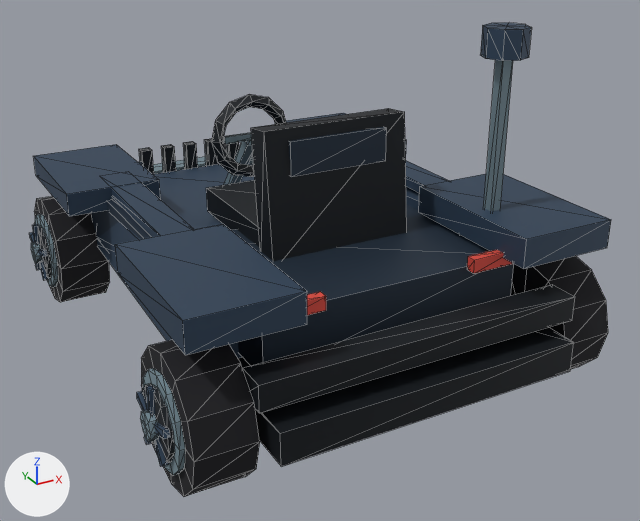
One commit to the glTF model DLC/LeCinquiemeElement/assets/kart/le-cinquieme-element/munro-fifth/kart.glb: the scene before it, then after it.
Camera for both pictures: a 50 mm camera at (-1.96, -3.94, 2.33) aimed at (0.11, -0.16, 0.44). The axes (+X, +Y, +Z) are drawn at lower left. The lights are the same throughout. The first picture is the older version. Mesh edges are drawn as thin lines. Where no turn or scale is listed for an object, it has been applied to the vertices. Vertices at exactly the same position are counted once.

The older version as bpy lines, for what is in view:
```python
me_chassis = bpy.data.meshes.new('chassis')
me_chassis.from_pydata(...)  # 334 vertices, 536 faces; spans x -1.04..1.04, y -1.4..1.6, z 0.23..1.72
me_chassis.materials.append(mat_chassis_vertex_colours)
me_wheel_front_left = bpy.data.meshes.new('wheel-front-left')
me_wheel_front_left.from_pydata(...)  # 132 vertices, 228 faces; spans x -0.22..0.135, y -0.31..0.31, z -0.31..0.31
me_wheel_front_left.materials.append(mat_wheel_vertex_colours)
me_wheel_rear_left = bpy.data.meshes.new('wheel-rear-left')
me_wheel_rear_left.from_pydata(...)  # 132 vertices, 228 faces; spans x -0.22..0.135, y -0.31..0.31, z -0.31..0.31
me_wheel_rear_left.materials.append(mat_wheel_vertex_colours)
me_wheel_rear_right = bpy.data.meshes.new('wheel-rear-right')
me_wheel_rear_right.from_pydata(...)  # 132 vertices, 228 faces; spans x -0.135..0.22, y -0.31..0.31, z -0.31..0.31
me_wheel_rear_right.materials.append(mat_wheel_vertex_colours)
ob_chassis = bpy.data.objects.new('chassis', me_chassis)
ob_chassis.location = (0.0, 0.0, 0.0)
ob_wheel_front_left = bpy.data.objects.new('wheel-front-left', me_wheel_front_left)
ob_wheel_front_left.location = (-0.92, 1.0, 0.31)
ob_wheel_rear_left = bpy.data.objects.new('wheel-rear-left', me_wheel_rear_left)
ob_wheel_rear_left.location = (-0.92, -1.0, 0.31)
ob_wheel_rear_right = bpy.data.objects.new('wheel-rear-right', me_wheel_rear_right)
ob_wheel_rear_right.location = (0.92, -1.0, 0.31)
```
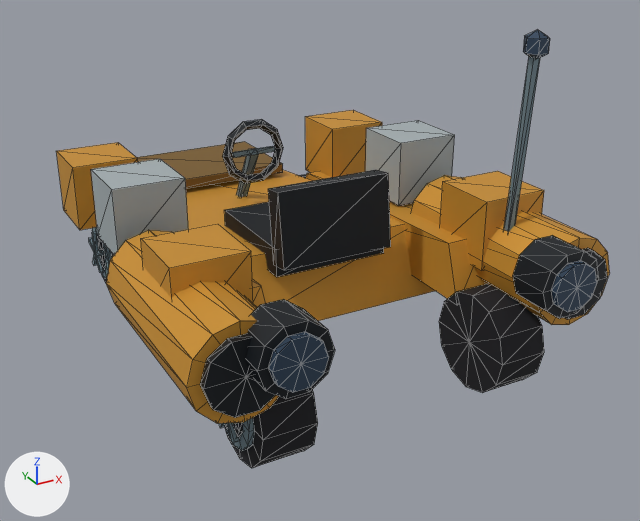
Changed parts and their boxes [x1, y1, x2, y2] in the pictures (640 x 521 px):
'chassis', deleted: before [33, 23, 611, 466]
'identity-speeder-speeder-long-cowl-and-stern-turbines', added (brown): after [106, 141, 610, 424]
'identity-speeder-motif-blocks', added: after [56, 110, 544, 303]
'wheel-rear-left', reshaped, moved: before [137, 340, 260, 497]; after [219, 389, 318, 468]
'identity-speeder-driver-cockpit', added: after [222, 119, 391, 277]
'wheel-rear-right', reshaped, moved: before [511, 256, 608, 369]; after [439, 284, 544, 393]
'identity-speeder-motif-thrusters', added: after [246, 235, 599, 399]
'wheel-front-left', reshaped, moved: before [30, 196, 110, 302]; after [89, 227, 114, 283]
'identity-speeder-motif-antenna', added: after [504, 30, 550, 232]
part 1 of me_wheel_front_left, added: after [92, 236, 106, 269]
part 2 of me_wheel_front_left, added: after [92, 232, 98, 252]
part 3 of me_wheel_front_left, rebuilt (mostly hidden afterwards): before [34, 196, 110, 302]; after [92, 227, 114, 283]
part 4 of me_wheel_front_left, cut back: before [30, 214, 58, 287]; after [89, 237, 104, 273]
part 5 of me_wheel_rear_left, added (mostly hidden): after [225, 422, 243, 437]
part 6 of me_wheel_rear_left, rebuilt: before [141, 340, 260, 497]; after [225, 389, 318, 468]
part 7 of me_wheel_rear_left, cut back (mostly hidden afterwards): before [137, 368, 185, 475]; after [219, 422, 240, 443]

Edits to the bpy script that builds the scene:
```text
Change me_wheel_front_left:
    remove me_wheel_front_left.from_pydata(...)  # 132 vertices, 228 faces; spans x -0.22..0.135, y -0.31..0.31, z -0.31..0.31
    add me_wheel_front_left.from_pydata(...)  # 113 vertices, 196 faces; spans x -0.183..0.125, y -0.25..0.25, z -0.25..0.25
    me_wheel_front_left part 1: a new loose piece, a 10-sided cylinder along x spanning x -0.166..-0.141, y -0.107..0.107, z -0.112..0.113, in mat_wheel_vertex_colours
    me_wheel_front_left part 2: a new loose piece, a box spanning x -0.183..-0.157, y -0.015..0.015, z 0.0..0.125, in mat_wheel_vertex_colours
    me_wheel_front_left part 3: the loose piece of 26 vertices spanning x -0.135..0.135, y -0.31..0.31, z -0.31..0.31 is rebuilt with 51 vertices and now spans x -0.149..0.125, y -0.25..0.25, z -0.25..0.25
    me_wheel_front_left part 4: 106 vertices removed from x -0.22..-0.134, y -0.217..0.217, z -0.217..0.217; 32 vertices added at x -0.183..-0.157, y -0.124..0.124, z -0.11..0.053
Change me_wheel_rear_left:
    remove me_wheel_rear_left.from_pydata(...)  # 132 vertices, 228 faces; spans x -0.22..0.135, y -0.31..0.31, z -0.31..0.31
    add me_wheel_rear_left.from_pydata(...)  # 113 vertices, 196 faces; spans x -0.183..0.125, y -0.25..0.25, z -0.25..0.25
    me_wheel_rear_left part 5: a new loose piece, a 10-sided cylinder along x spanning x -0.166..-0.141, y -0.107..0.107, z -0.112..0.113, in mat_wheel_vertex_colours
    me_wheel_rear_left part 6: the loose piece of 26 vertices spanning x -0.135..0.135, y -0.31..0.31, z -0.31..0.31 is rebuilt with 51 vertices and now spans x -0.149..0.125, y -0.25..0.25, z -0.25..0.25
    me_wheel_rear_left part 7: 106 vertices removed from x -0.22..-0.134, y -0.217..0.217, z -0.217..0.217; 32 vertices added at x -0.183..-0.157, y -0.124..0.124, z -0.11..0.053
    other edits to the shape of me_wheel_rear_left do not show in these pictures
Change me_wheel_rear_right:
    remove me_wheel_rear_right.from_pydata(...)  # 132 vertices, 228 faces; spans x -0.135..0.22, y -0.31..0.31, z -0.31..0.31
    add me_wheel_rear_right.from_pydata(...)  # 113 vertices, 196 faces; spans x -0.125..0.183, y -0.25..0.25, z -0.25..0.25
    me_wheel_rear_right part 8: the loose piece of 26 vertices spanning x -0.135..0.135, y -0.31..0.31, z -0.31..0.31 is rebuilt with 51 vertices and now spans x -0.125..0.149, y -0.25..0.25, z -0.25..0.25
    other edits to the shape of me_wheel_rear_right do not show in these pictures
Remove ob_chassis:
    ob_chassis = bpy.data.objects.new('chassis', me_chassis)
Change ob_wheel_front_left:
    ob_wheel_front_left.location: (-0.92, 1.0, 0.31) -> (-0.61, 0.98, 0.25)
Change ob_wheel_rear_left:
    ob_wheel_rear_left.location: (-0.92, -1.0, 0.31) -> (-0.61, -0.98, 0.25)
Change ob_wheel_rear_right:
    ob_wheel_rear_right.location: (0.92, -1.0, 0.31) -> (0.61, -0.98, 0.25)
Add ob_identity_speeder_motif_blocks:
    ob_identity_speeder_motif_blocks = bpy.data.objects.new('identity-speeder-motif-blocks', me_identity_speeder_motif_blocks)  # a box spanning x -0.96..-0.6, y 0.58..0.92, z 0.56..0.92; a box spanning x -0.96..-0.6, y -0.16..0.2, z 0.66..1.02; a box spanning x -0.96..-0.6, y -0.88..-0.54, z 0.56..0.92; a box spanning x 0.6..0.96, y 0.58..0.92, z 0.56..0.92; a box spanning x 0.6..0.96, y -0.16..0.2, z 0.66..1.02; a box spanning x 0.6..0.96, y -0.88..-0.54, z 0.56..0.92
    ob_identity_speeder_motif_blocks.location = (0.0, 0.0, 0.0)
Add ob_identity_speeder_motif_antenna:
    ob_identity_speeder_motif_antenna = bpy.data.objects.new('identity-speeder-motif-antenna', me_identity_speeder_motif_antenna)  # 22 vertices, 36 faces; spans x 0.654..0.766, y -1.049..-0.913, z 0.699..1.715
    ob_identity_speeder_motif_antenna.location = (0.0, 0.0, 0.0)
Add ob_identity_speeder_motif_thrusters:
    ob_identity_speeder_motif_thrusters = bpy.data.objects.new('identity-speeder-motif-thrusters', me_identity_speeder_motif_thrusters)  # 88 vertices, 160 faces; spans x -0.83..0.83, y -1.44..-1.21, z 0.54..0.84
    ob_identity_speeder_motif_thrusters.location = (0.0, 0.0, 0.0)
Add ob_identity_speeder_driver_cockpit:
    ob_identity_speeder_driver_cockpit = bpy.data.objects.new('identity-speeder-driver-cockpit', me_identity_speeder_driver_cockpit)  # 80 vertices, 140 faces; spans x -0.3..0.3, y -0.557..0.679, z 0.459..1.086
    ob_identity_speeder_driver_cockpit.location = (0.0, 0.0, 0.0)
Add ob_identity_speeder_speeder_long_cowl_and_stern_turbines:
    ob_identity_speeder_speeder_long_cowl_and_stern_turbines = bpy.data.objects.new('identity-speeder-speeder-long-cowl-and-stern-turbines', me_identity_speeder_speeder_long_cowl_and_stern_turbines)  # 128 vertices, 224 faces; spans x -1.05..1.05, y -1.31..1.67, z 0.29..0.83
    ob_identity_speeder_speeder_long_cowl_and_stern_turbines.location = (0.0, 0.0, 0.0)
```
